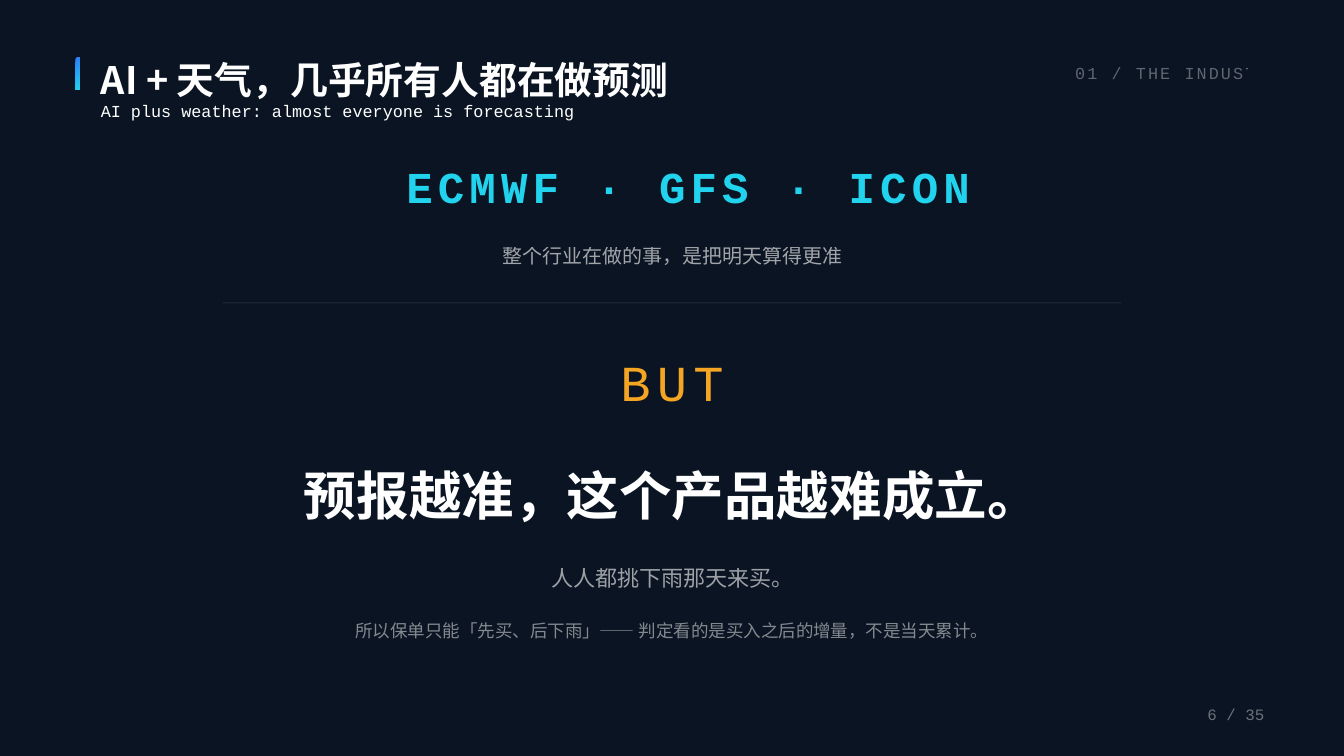
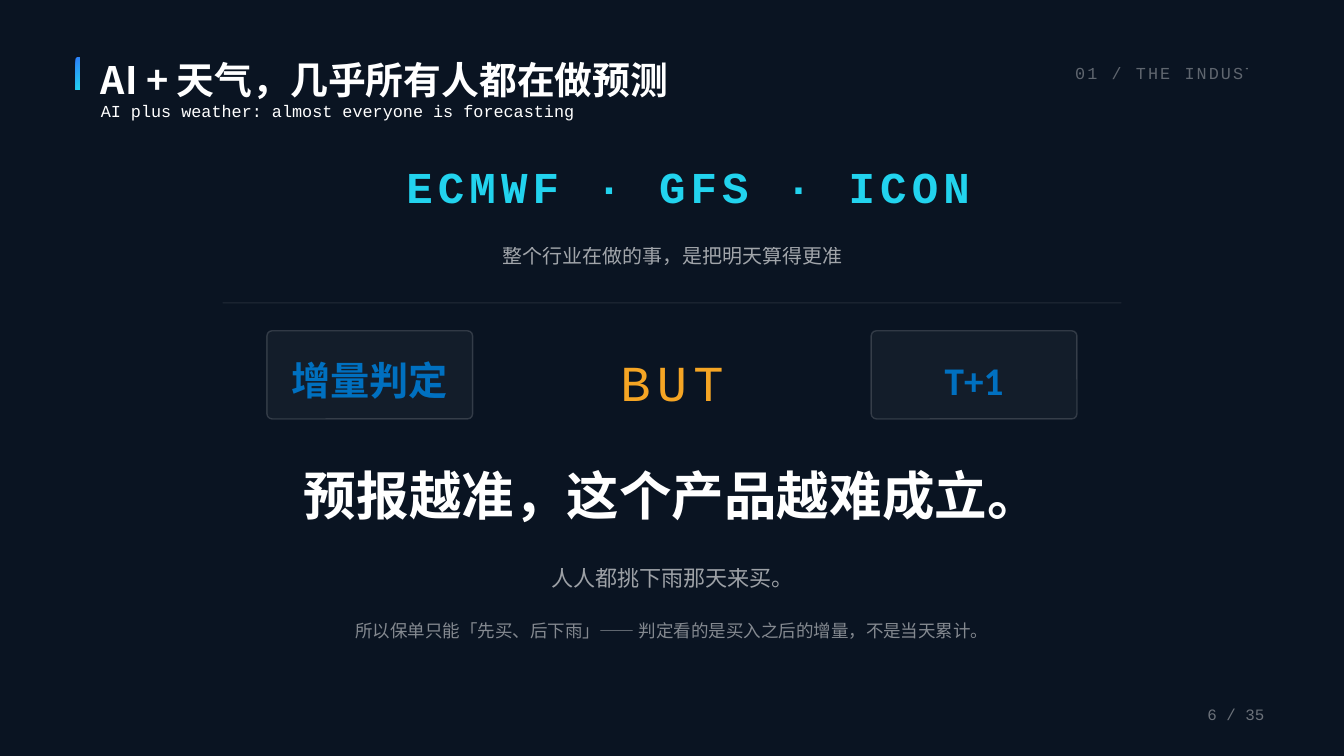
Before and after one commit to BruceLeezh/rainproof-pro, a slide deck: slide 5 of 01-参赛材料/交付物/PPT/雨证-路演PPT-答辩版-2026-11-14.pptx (slide 6 before the commit). Drawn at 1344x756 pixels with LibreOffice and Linux fonts; fonts in the diff are those of the drawing. Boxes give left, top, right and bottom in pixels: in the first picture for what was removed or moved away, otherwise in the second. Text is boxed around its words. In the diff, an @@ line names an element or a change of style, - is before the commit and + after.

```diff
--- a/01-参赛材料/交付物/PPT/雨证-路演PPT-答辩版-2026-11-14.pptx
+++ b/01-参赛材料/交付物/PPT/雨证-路演PPT-答辩版-2026-11-14.pptx
@@ rounded rectangle added at box(267, 331, 473, 419), fill #FFFFFF at 4% opacity, outline #FFFFFF 1 pt, 28 pt, text #0070C0, bold @@
+增量判定
@@ rounded rectangle added at box(871, 331, 1077, 419), fill #FFFFFF at 4% opacity, outline #FFFFFF 1 pt, 28 pt, text #0070C0, bold @@
+T+1
```
Also in this commit, not shown: 14 other slides changed, 15 slides removed, 2 other files.
